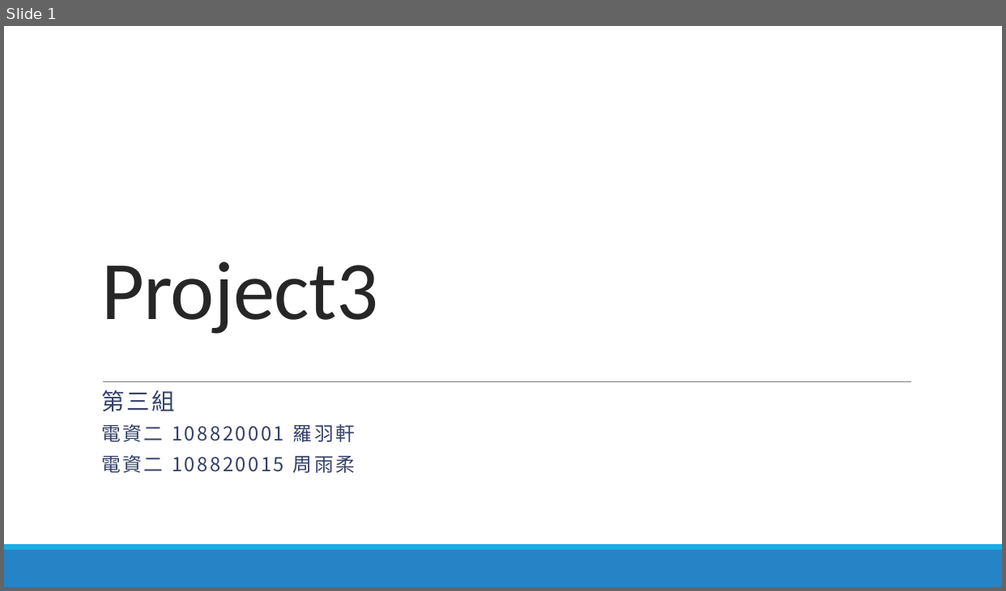
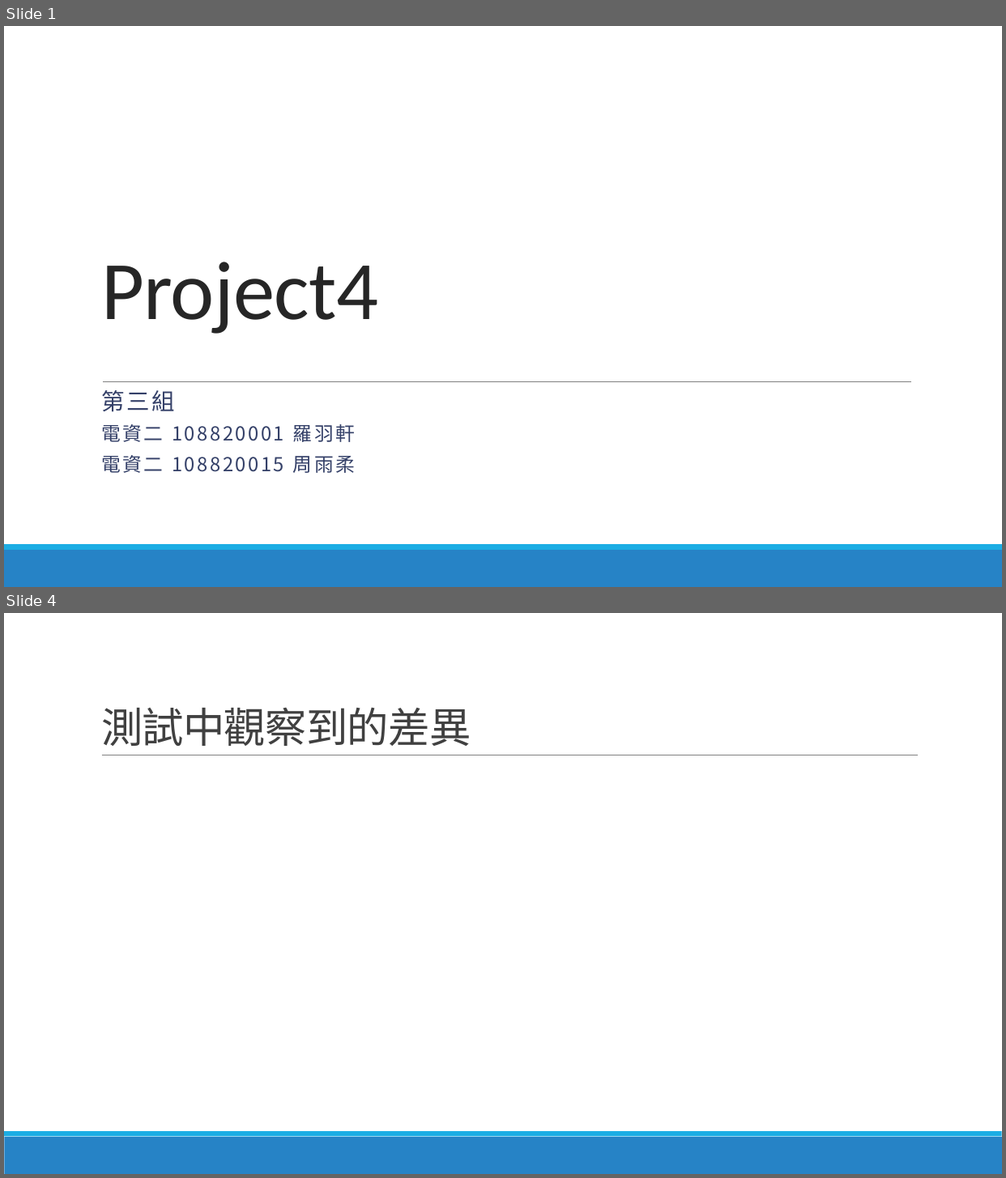
Before and after one commit to lohsuan/Multimedia-Tech, a slide deck: Project4_第三組_小組報告/Project4_第三組_小組報告.pptx. Shown one above the other, each under a label of ours: slide 1 before the commit, slides 1 and 4 after it; the slides between them are not shown. The pictures are 1006x591 and 1006x1178 pixels, drawn with LibreOffice and Linux fonts; fonts in the diff are those of the drawing. Boxes give left, top, right and bottom in pixels: in the first picture for what was removed or moved away, otherwise in the second. Text is boxed around its words. In the diff, an @@ line names an element or a change of style, - is before the commit and + after.

```diff
--- a/Project4_第三組_小組報告/Project4_第三組_小組報告.pptx
+++ b/Project4_第三組_小組報告/Project4_第三組_小組報告.pptx
@@ slide 4 added at <box>4,613,1002,1174</box>, background #FFFFFF; not listed: 2 template elements that a slide beside it also shows @@
@@ title added at <box>101,708,471,746</box>, 40 pt, text #404040 @@
+測試中觀察到的差異
@@ line added from (102, 756) to (918, 756), #808080 0.5 pt @@
@@ slide 1 changed as well @@
@@ title at <box>101,262,378,334</box>: text changed @@
-Project3
+Project4
```
Also in this commit, not shown: 1 other slide changed, 2 other slides added, 16 slides removed, 8 other files.
